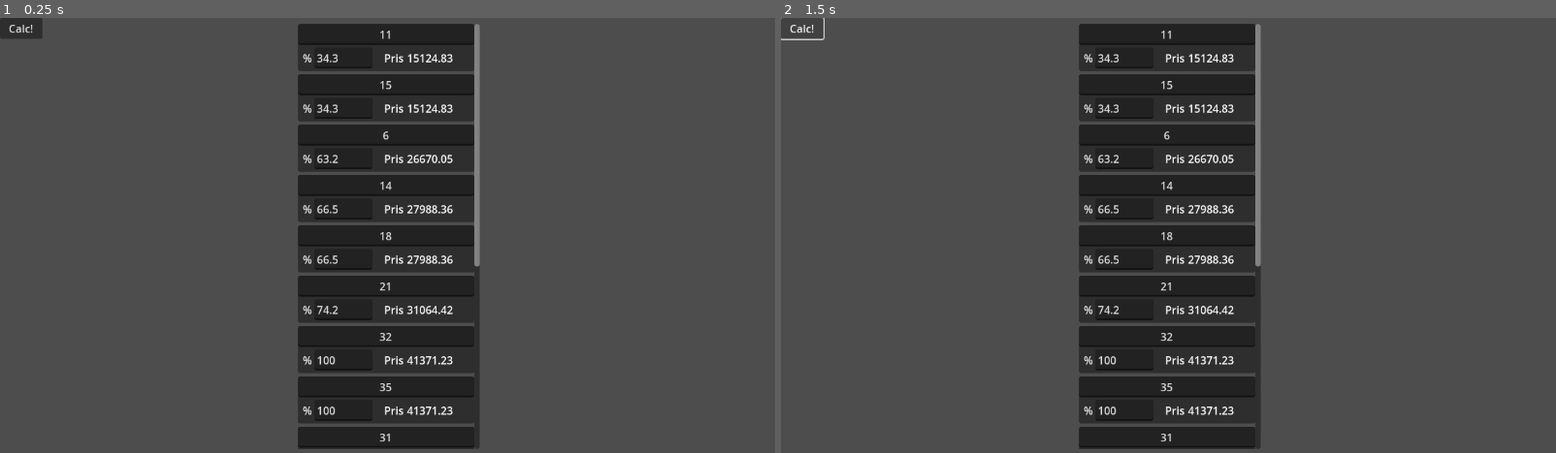
Above: before the commit, frames 1-2 (left to right).
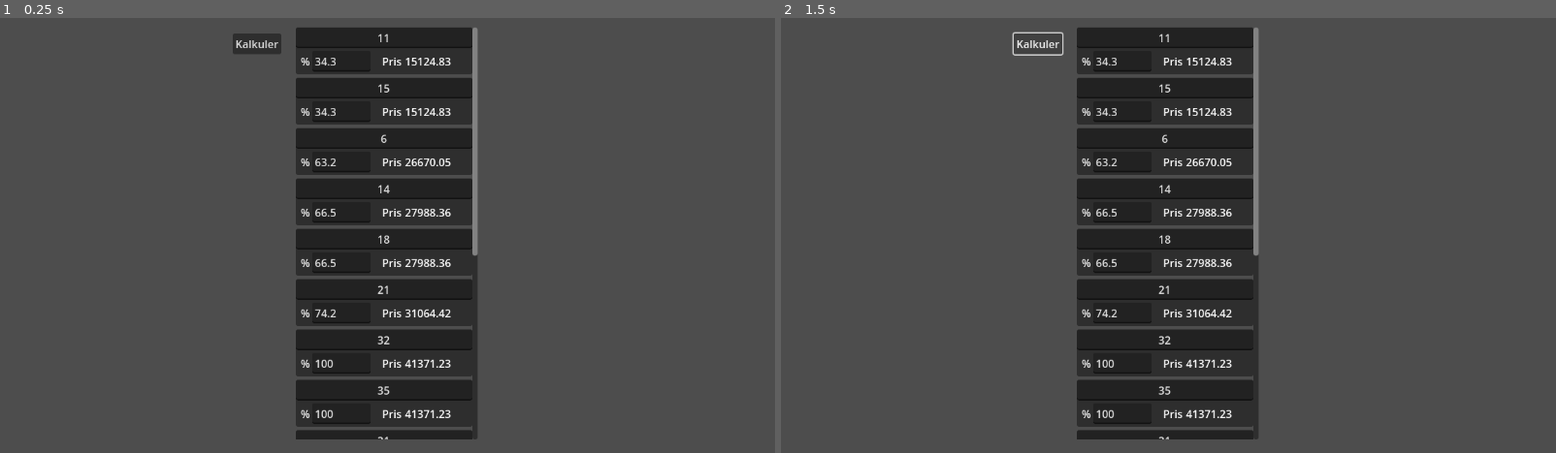
Above: after the commit, the same moments.

Repository: Keroflux/RoadCostCalculator
Game: Godot game, scene res://Main.tscn
Same seed, same stepped clock (60 frames per second), same inputs: the game is played once before the commit and once after it.
Inputs:
- Up to frame 1 (0.25 s): no input
- Up to frame 2 (1.5 s): click "Calc!" (after the commit: "Kalkuler") at 0.5 s; click "Calc!" (after the commit: "Kalkuler") at 1.25 s

The runs differ from the first frame. In frame 1, 6.8% of the frame differs, in the area x 0-62%, y 0-100%; in frame 2, 6.5%.

Commit message:
Kan oppdateres dynamisk

Diff:
--- a/HouseTag.gd
+++ b/HouseTag.gd
@@ -1,17 +1,9 @@
 extends Panel
-signal name_changed(name, node)
-signal precent_changed(name)
+
+var house_name : String
+var house_precent : float
+var house_price : float
 
 
-# Called when the node enters the scene tree for the first time.
-func _ready():
-	pass # Replace with function body.
-
-
-# Called every frame. 'delta' is the elapsed time since the previous frame.
-func _process(delta):
-	pass
-
-
-func _on_name_text_changed(new_text):
-	emit_signal("name_changed", new_text, self)
+func _on_precent_text_changed(new_text):
+	house_precent = float(new_text) * 0.01
--- a/HouseTag.tscn
+++ b/HouseTag.tscn
@@ -53,3 +53,4 @@
 horizontal_alignment = 2
 
 [connection signal="text_changed" from="Name" to="." method="_on_name_text_changed"]
+[connection signal="text_changed" from="Precent" to="." method="_on_precent_text_changed"]
--- a/Main.gd
+++ b/Main.gd
@@ -1,10 +1,10 @@
-extends Node2D
+extends Control
 
 var num_houses := 0
 var price := [496327.5, 380000.0]
 var used_price := 0
 
-var houses = {"11": [0.343, 0],
+var start_houses = {"11": [0.343, 0],
 				"15": [0.343, 0],
 				"6": [0.632, 0],
 				"14": [0.665, 0],
@@ -26,6 +26,7 @@
 var tag = preload("res://HouseTag.tscn")
 
 func _ready():
+	first_init()
 	init_price()
 	calc_price()
 
@@ -39,38 +40,37 @@
 			rest = 0.0
 		total = 0.0
 		unit_rest = rest / num_houses
-		for house in houses:
-			houses[house][1] += unit_rest * houses[house][0]
-			total += houses[house][1]
+		for house in $ScrollContainer/VBoxContainer.get_children():
+			house.house_price += unit_rest * house.house_precent
+			total += house.house_price
 		rest = price[used_price] - total
+
 	var the_last_penny = rest / num_houses
-	for house in houses:
-		houses[house][1] += the_last_penny
+	var tot := 0.0
+
+	for house in $ScrollContainer/VBoxContainer.get_children():
+		house.house_price += the_last_penny
+		house.get_node("Price").text = str(snapped(house.house_price, 0.01))
+		tot += house.house_price
+	print(tot)
+
+
+func first_init():
+	for house in start_houses:
 		var a = tag.instantiate()
+		var b = tag.instantiate()
 		$ScrollContainer/VBoxContainer.add_child(a)
+		a.house_name = house
+		a.house_precent = start_houses[house][0]
 		a.get_node("Name").text = house
-		a.name = house
-		a.name_changed.connect(rename)
-		a.get_node("Precent").text = str(houses[house][0] * 100.0)
-		a.get_node("Price").text = str(snapped(houses[house][1], 0.01))
-	var tot := 0.0
-	for house in houses:
-		tot += houses[house][1]
+		a.get_node("Precent").text = str(start_houses[house][0] * 100.0)
 
 
 func init_price():
-	num_houses = 0
-	for child in $ScrollContainer/VBoxContainer.get_children():
-		child.queue_free()
-	for key in houses:
-		num_houses += 1
+	num_houses = $ScrollContainer/VBoxContainer.get_child_count()
 	price_per_house = price[used_price] / num_houses
-	for key in houses:
-		houses[key][1] = price_per_house * houses[key][0]
-
-
-func rename(name, from):
-	print(name)
+	for house in $ScrollContainer/VBoxContainer.get_children():
+		house.house_price = price_per_house * house.house_precent
 
 
 func _on_button_pressed():
--- a/Main.tscn
+++ b/Main.tscn
@@ -2,15 +2,27 @@
 
 [ext_resource type="Script" path="res://Main.gd" id="1_dcwsw"]
 
-[node name="Main" type="Node2D"]
+[node name="Main" type="Control"]
+layout_mode = 3
+anchor_right = 1.0
+anchor_bottom = 1.0
+offset_left = 24.0
+offset_top = 14.0
+offset_right = -26.0
+offset_bottom = -20.0
+grow_horizontal = 2
+grow_vertical = 2
 script = ExtResource("1_dcwsw")
 
 [node name="ScrollContainer" type="ScrollContainer" parent="."]
 custom_minimum_size = Vector2(270, 50)
-offset_left = 443.0
-offset_top = 9.0
-offset_right = 713.0
-offset_bottom = 642.0
+layout_mode = 1
+anchors_preset = -1
+anchor_left = 0.5
+anchor_right = 0.5
+anchor_bottom = 1.0
+grow_horizontal = 2
+grow_vertical = 2
 
 [node name="VBoxContainer" type="VBoxContainer" parent="ScrollContainer"]
 layout_mode = 2
@@ -19,8 +31,10 @@
 theme_override_constants/separation = 5
 
 [node name="Button" type="Button" parent="."]
-offset_right = 63.0
-offset_bottom = 19.0
-text = "Calc!"
+offset_left = 322.0
+offset_top = 9.0
+offset_right = 385.0
+offset_bottom = 40.0
+text = "Kalkuler"
 
 [connection signal="pressed" from="Button" to="." method="_on_button_pressed"]
